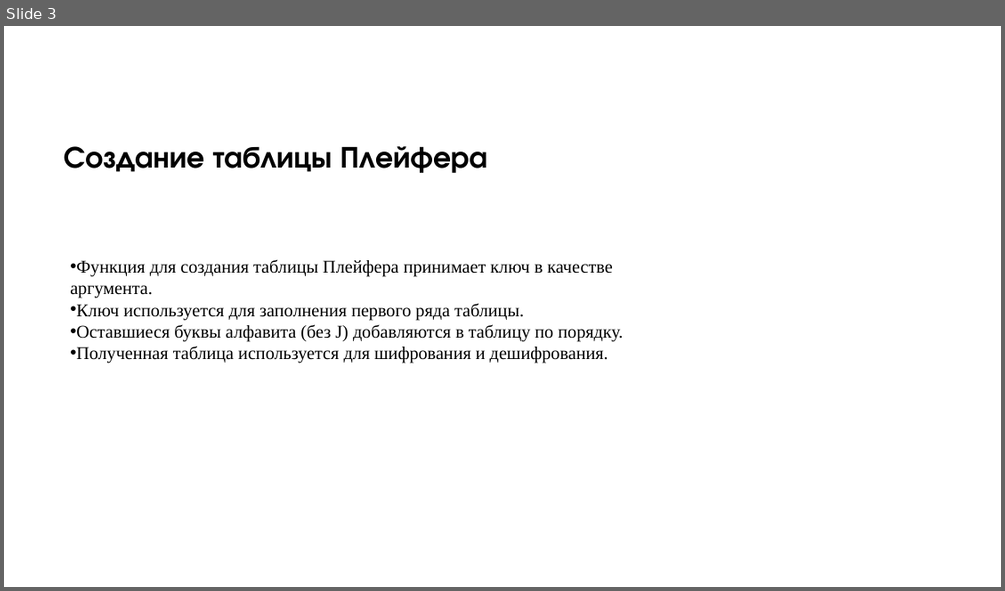
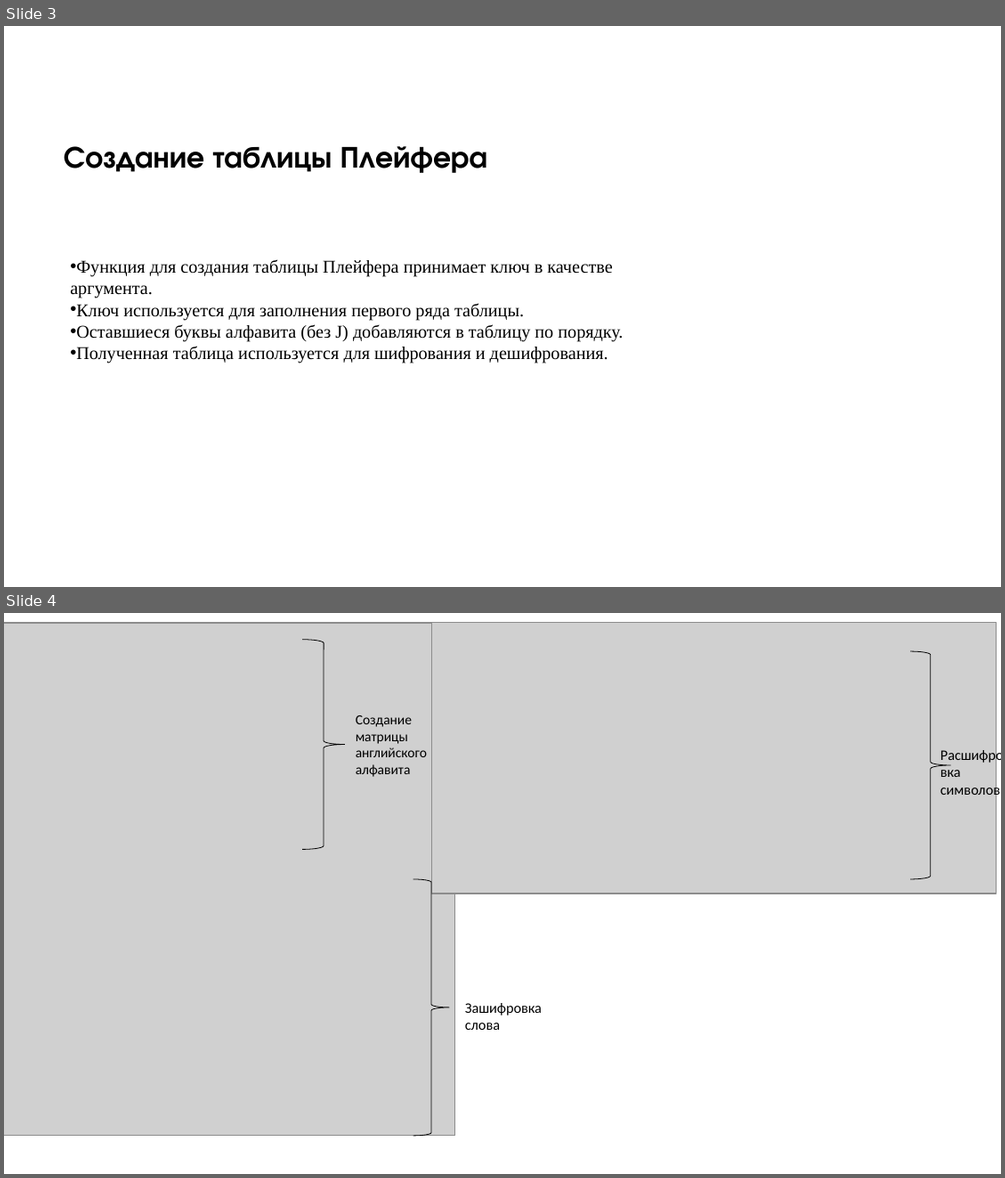
Before and after one commit to TiKhon-it/PlayFair, a slide deck: Реализация шифратора Плейфера на Python.pptx. Shown one above the other, each under a label of ours: slide 3 before the commit, slides 3 and 4 after it. The pictures are 1005x591 and 1005x1178 pixels, drawn with LibreOffice and Linux fonts; fonts in the diff are those of the drawing; grey boxes stand for pictures; background and template pictures are left out. Boxes give left, top, right and bottom in pixels: in the first picture for what was removed or moved away, otherwise in the second. Text is boxed around its words. In the diff, an @@ line names an element or a change of style, - is before the commit and + after.

```diff
--- a/Реализация шифратора Плейфера на Python.pptx
+++ b/Реализация шифратора Плейфера на Python.pptx
@@ slide 4 added at [4, 613, 1001, 1174], background picture (left out) @@
@@ picture added at [4, 623, 455, 1135] @@
@@ picture added at [431, 623, 995, 894] @@
@@ right brace added at [302, 640, 345, 849], outline #000000 0.5 pt @@
@@ right brace added at [910, 651, 951, 878], outline #000000 0.5 pt @@
@@ text added at [356, 715, 427, 777], 10 pt, text #000000 @@
+Создание матрицы английского алфавита
@@ text added at [940, 783, 1000, 799], 10.5 pt, text #000000 @@
+Расшифровка символов
@@ right brace added at [413, 879, 449, 1135], outline #000000 0.5 pt @@
@@ text added at [465, 1003, 542, 1030], 10.5 pt, text #000000 @@
+Зашифровка слова
```
Also in this commit, not shown: 11 other slides changed, 1 other slide added, 3 slides removed.
